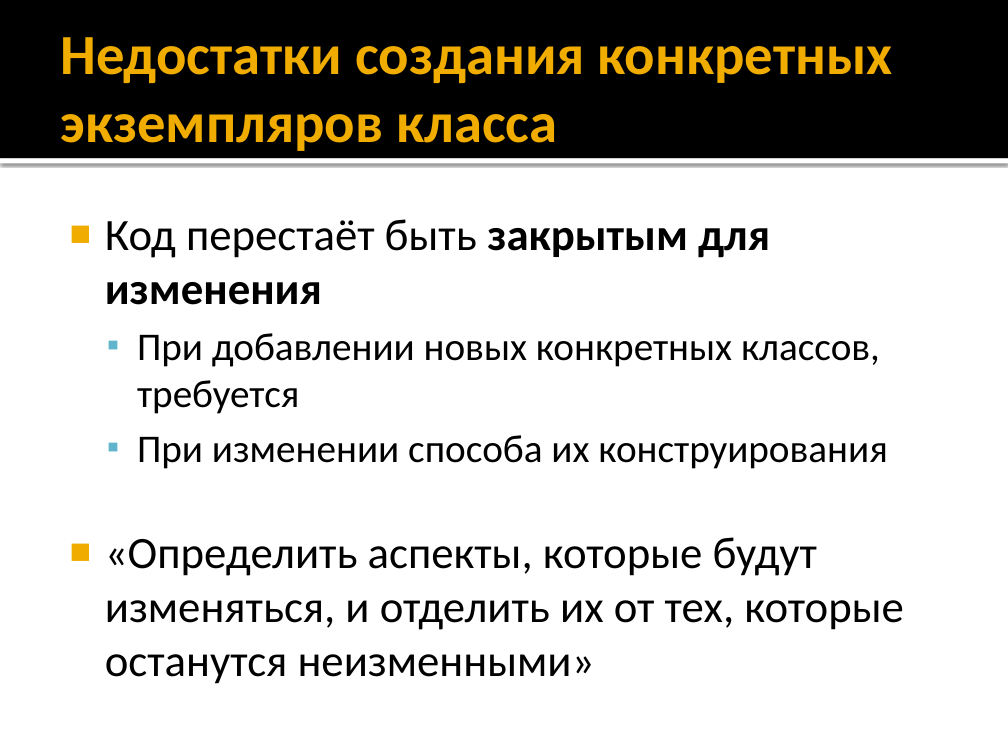
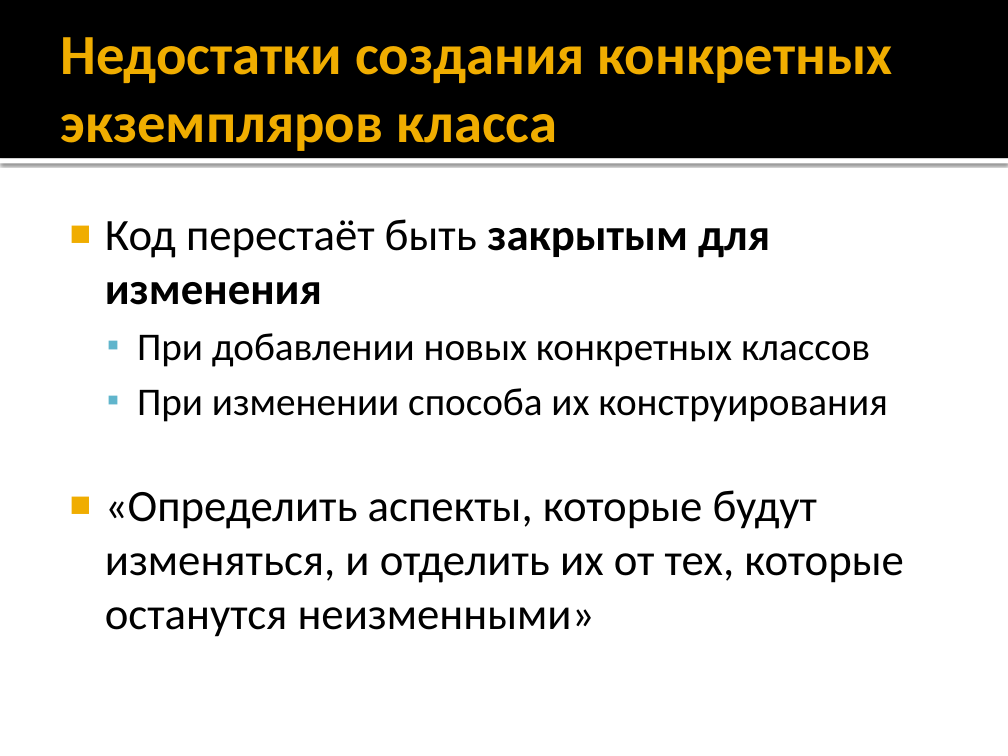
Before and after one commit to alexey-malov/ood, a slide deck: slide 5 of lectures/04.factory/factory.pptx. Drawn at 1008x756 pixels with LibreOffice and Linux fonts; fonts in the diff are those of the drawing. Boxes give left, top, right and bottom in pixels: in the first picture for what was removed or moved away, otherwise in the second. Text is boxed around its words. In the diff, an @@ line names an element or a change of style, - is before the commit and + after.

```diff
--- a/lectures/04.factory/factory.pptx
+++ b/lectures/04.factory/factory.pptx
@@ text at [137,333,870,367]: text changed @@
-  ▪ При добавлении новых конкретных классов, требуется
+  ▪ При добавлении новых конкретных классов
```
Also in this commit, not shown: 5 other slides changed.
